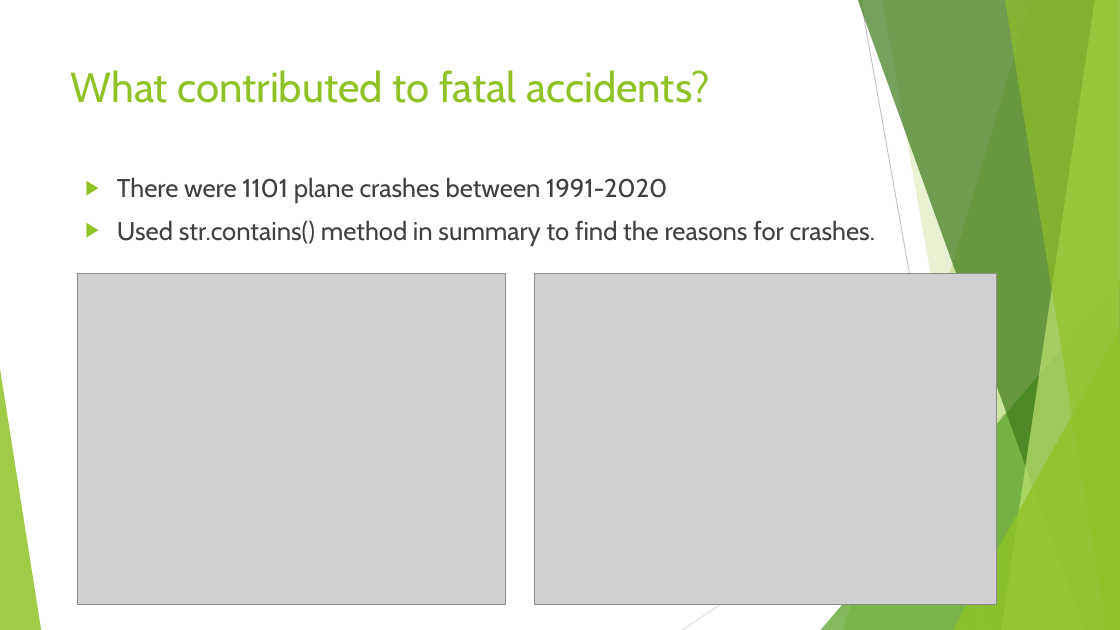
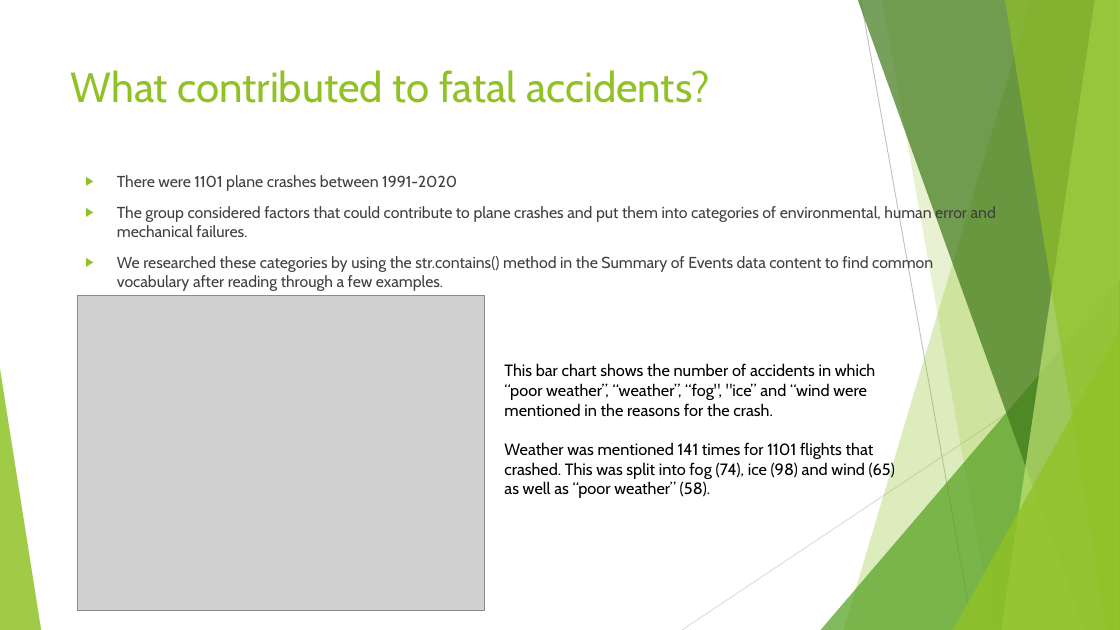
Before and after one commit to MZt92-ui/Project-1-Group-3, a slide deck: slide 6 of plane_crash_presenation_Rob.pptx (slide 4 before the commit). Drawn at 1120x630 pixels with LibreOffice and Linux fonts; fonts in the diff are those of the drawing; grey boxes stand for pictures. Boxes give left, top, right and bottom in pixels: in the first picture for what was removed or moved away, otherwise in the second. Text is boxed around its words. In the diff, an @@ line names an element or a change of style, - is before the commit and + after.

```diff
--- a/plane_crash_presenation_Rob.pptx
+++ b/plane_crash_presenation_Rob.pptx
@@ text at box(117, 175, 457, 191): size 22 to 13.6 pt in "There were 1101 plane crashes between 1991-2020" @@
@@ text at box(117, 204, 996, 291): text changed; size 22 to 13.6 pt @@
-▶ Used str.contains() method in summary to find the reasons for crashes.
+▶ The group considered factors that could contribute to plane crashes and put them into categories of environmental, human error and mechanical failures.
+▶ We researched these categories by using the str.contains() method in the Summary of Events data content to find common vocabulary after reading through a few examples.
@@ picture: place and size @@
-picture at box(77, 273, 506, 604)
+picture at box(77, 295, 485, 610)
@@ picture removed at box(535, 273, 997, 604) @@
@@ text added at box(504, 363, 895, 498), 14 pt, text #000000 @@
+This bar chart shows the number of accidents in which “poor weather”, “weather”, “fog", "ice” and “wind were mentioned in the reasons for the crash.
+Weather was mentioned 141 times for 1101 flights that crashed. This was split into fog (74), ice (98) and wind (65) as well as “poor weather” (58).
```
Also in this commit, not shown: 3 other slides changed, 4 slides added, 1 slide removed.
